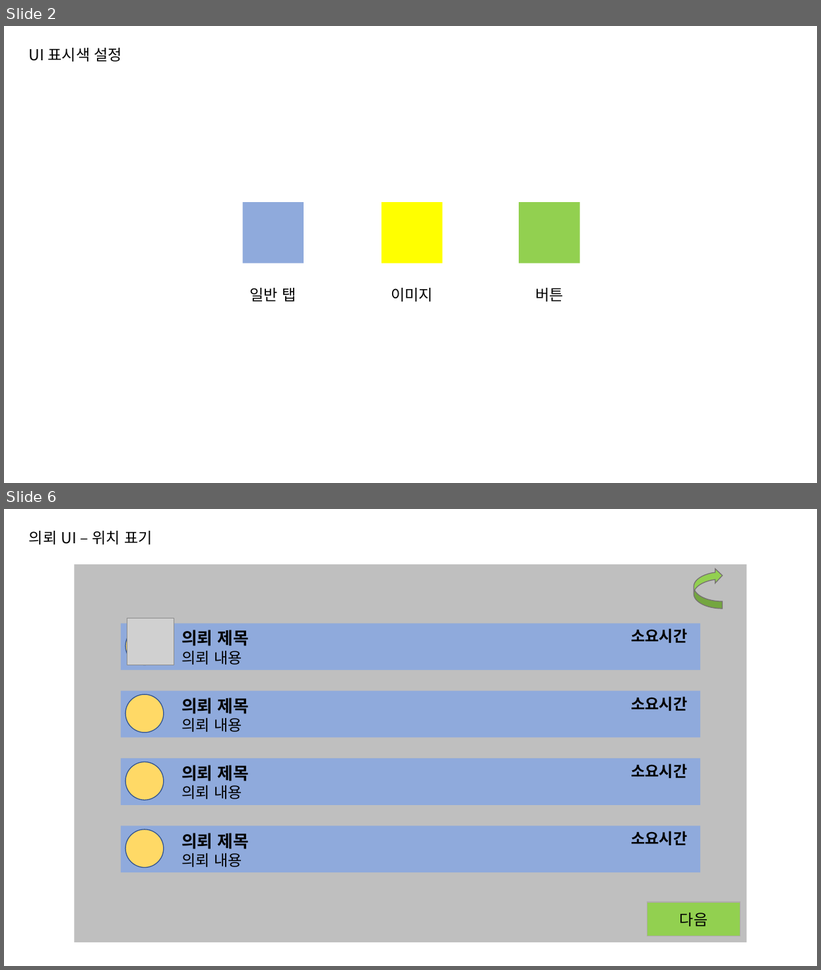
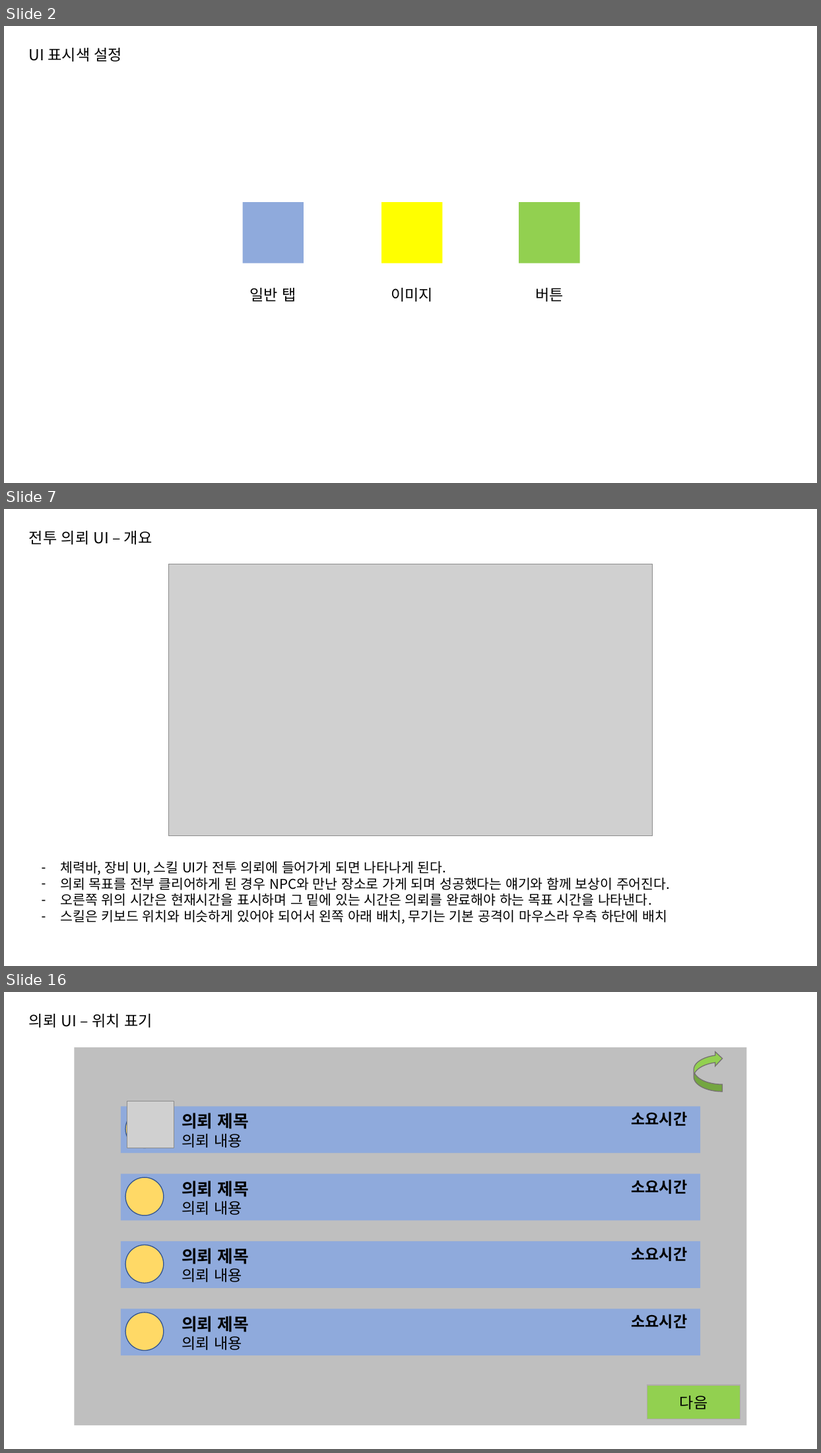
Before and after one commit to go4521304/Backyeah, a slide deck: document/UI기획서초안_ver1.1.pptx. Shown one above the other, each under a label of ours: slides 2 and 6 before the commit, slides 2, 7 and 16 after it; the slides between them are not shown. The pictures are 821x970 and 821x1453 pixels, drawn with LibreOffice and Linux fonts; fonts in the diff are those of the drawing; grey boxes stand for pictures. Boxes give left, top, right and bottom in pixels: in the first picture for what was removed or moved away, otherwise in the second. Text is boxed around its words. In the diff, an @@ line names an element or a change of style, - is before the commit and + after.

Commit message:
Ui개요 업로드

```diff
--- a/document/UI기획서초안_ver1.1.pptx
+++ b/document/UI기획서초안_ver1.1.pptx
@@ slide 7 added at <box>4,509,817,966</box>, background #FFFFFF @@
@@ text added at <box>29,531,152,545</box>, 18 pt, text #000000 @@
+전투 의뢰 UI – 개요
@@ picture added at <box>169,564,653,836</box> @@
@@ text added at <box>60,861,670,924</box>, 16 pt, text #000000 @@
+– 체력바, 장비 UI, 스킬 UI가 전투 의뢰에 들어가게 되면 나타나게 된다.
+– 의뢰 목표를 전부 클리어하게 된 경우 NPC와 만난 장소로 가게 되며 성공했다는 얘기와 함께 보상이 주어진다.
+– 오른쪽 위의 시간은 현재시간을 표시하며 그 밑에 있는 시간은 의뢰를 완료해야 하는 목표 시간을 나타낸다.
+– 스킬은 키보드 위치와 비슷하게 있어야 되어서 왼쪽 아래 배치, 무기는 기본 공격이 마우스라 우측 하단에 배치
@@ what was slide 6 is now slide 16 @@
```
Also in this commit, not shown: 3 slides changed, 9 other slides added, 1 other file.
